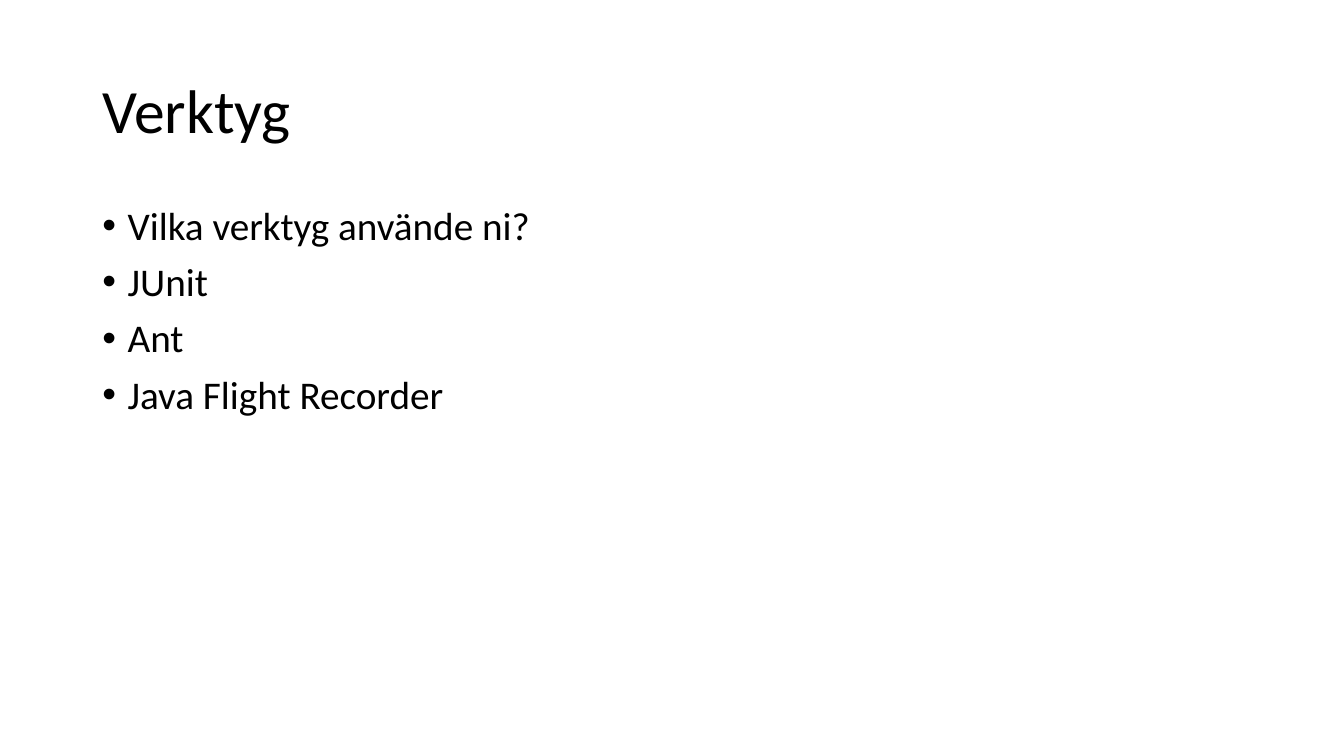
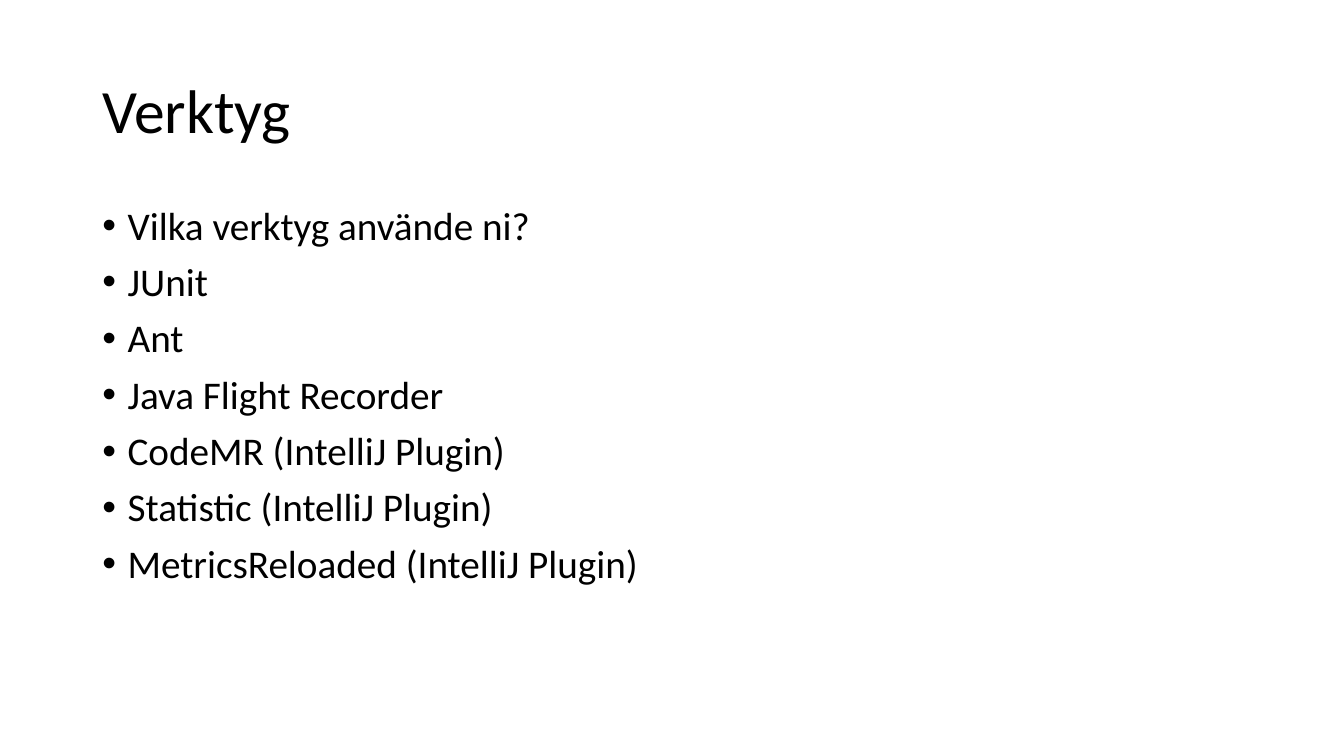
Before and after one commit to knopp10000/Inte_Roligt, a slide deck: slide 2 of slutredovisning.pptx. Drawn at 1344x756 pixels with LibreOffice and Linux fonts; fonts in the diff are those of the drawing. Boxes give left, top, right and bottom in pixels: in the first picture for what was removed or moved away, otherwise in the second. Text is boxed around its words. In the diff, an @@ line names an element or a change of style, - is before the commit and + after.

Commit message:
La till verktyg

```diff
--- a/slutredovisning.pptx
+++ b/slutredovisning.pptx
@@ text at (x1=128, y1=436, x2=638, y2=585): paragraphs added @@
+• CodeMR (IntelliJ Plugin)
+• Statistic (IntelliJ Plugin)
+• MetricsReloaded (IntelliJ Plugin)
```
